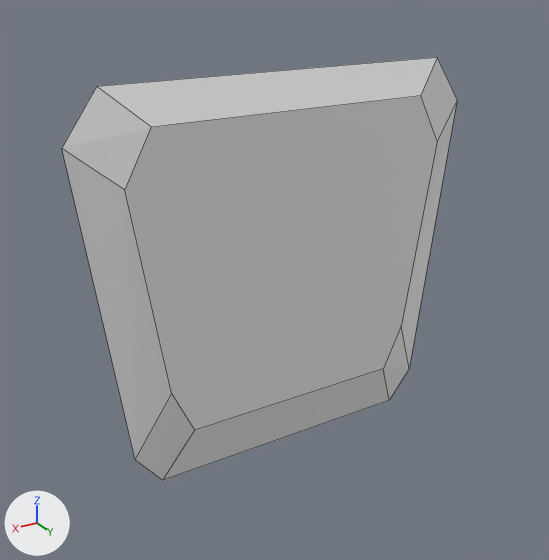
The Blender file Assets/Models/Modul_Verkleidung_Seiten.blend as it was, and as the next commit left it.
The view is the same before and after, from a 50 mm camera at (3.79, 10.4, 5.48) aimed at (0.33, 4.64, 2.6). The lights are fixed; the arrows at lower left show +X, +Y and +Z. Mesh edges are drawn as thin lines.

Script lines for the objects in view, before the commit:
```python
me_circle_062 = bpy.data.meshes.new('Circle.062')
me_circle_062.from_pydata(...)  # 16 vertices, 9 faces; spans x 0.31..4.02, y 2.68..4.82, z 0.5..4.5
ob_verkleidungseiten = bpy.data.objects.new('VerkleidungSeiten', me_circle_062)
ob_verkleidungseiten.location = (0.0, 0.0, 0.0)
ob_verkleidungseiten.rotation_euler = (0.0, 0.0, 0.524)  # degrees (0, 0, 30)
```
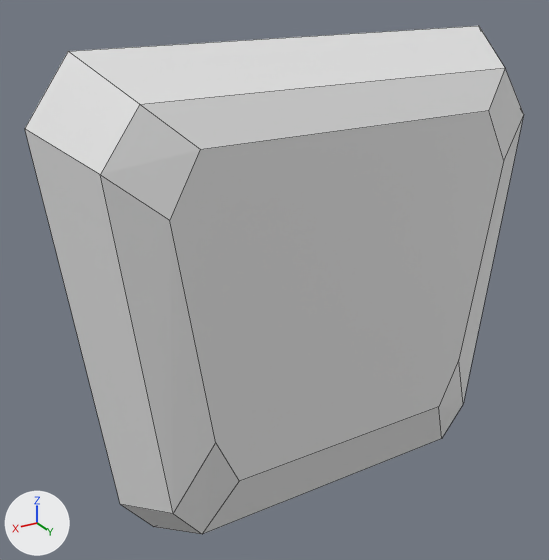
Where the change shows, as pixel boxes [x1, y1, x2, y2] in the pictures (549 x 560 px):
'VerkleidungSeiten', reshaped (26% wider, 20% taller)
    before: [62, 57, 457, 480]
    after: [25, 26, 524, 534]
part 1 of me_circle_062, added
    after: [25, 26, 524, 534]

Patch to the scene script:
```diff
--- a/Assets/Models/Modul_Verkleidung_Seiten.blend.py
+++ b/Assets/Models/Modul_Verkleidung_Seiten.blend.py
@@ me_circle_062 @@
 # used by ob_verkleidungseiten; location = (0.0, 0.0, 0.0); rotation_euler = (0.0, 0.0, 0.524), in degrees (0, 0, 30)
-me_circle_062.from_pydata(...)  # 16 vertices, 9 faces; spans x 0.31..4.02, y 2.68..4.82, z 0.5..4.5
+me_circle_062.from_pydata(...)  # 40 vertices, 26 faces; spans x 0.16..4.48, y 2.68..5.62, z 0.19..4.81
+# me_circle_062 part 1: a new loose piece of 24 vertices spanning x 0.16..4.48, y 2.74..5.62, z 0.19..4.81
```
